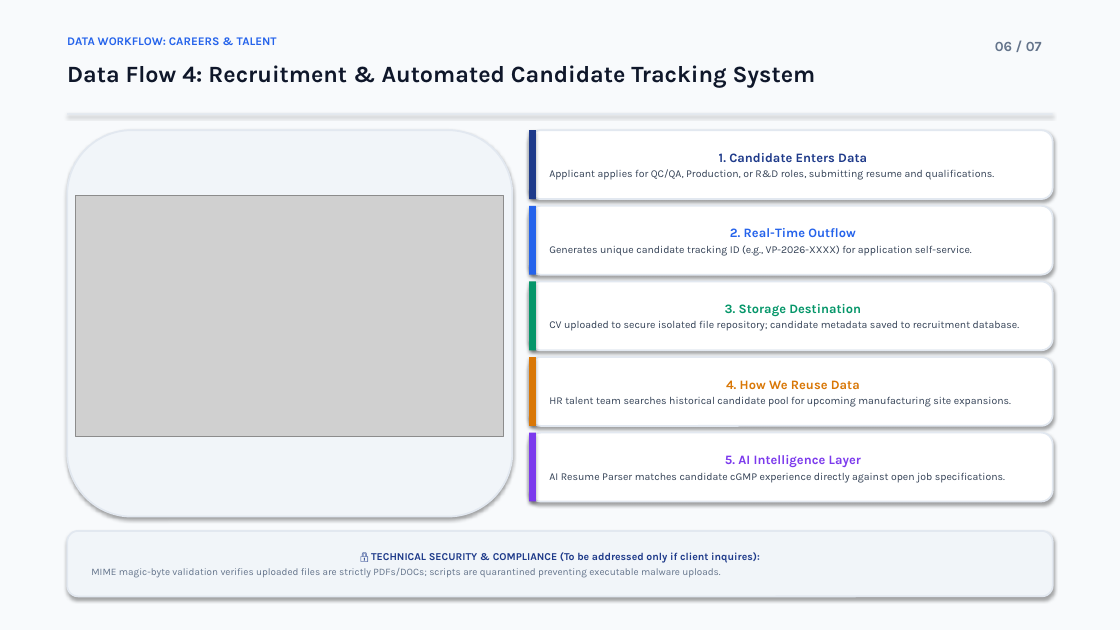
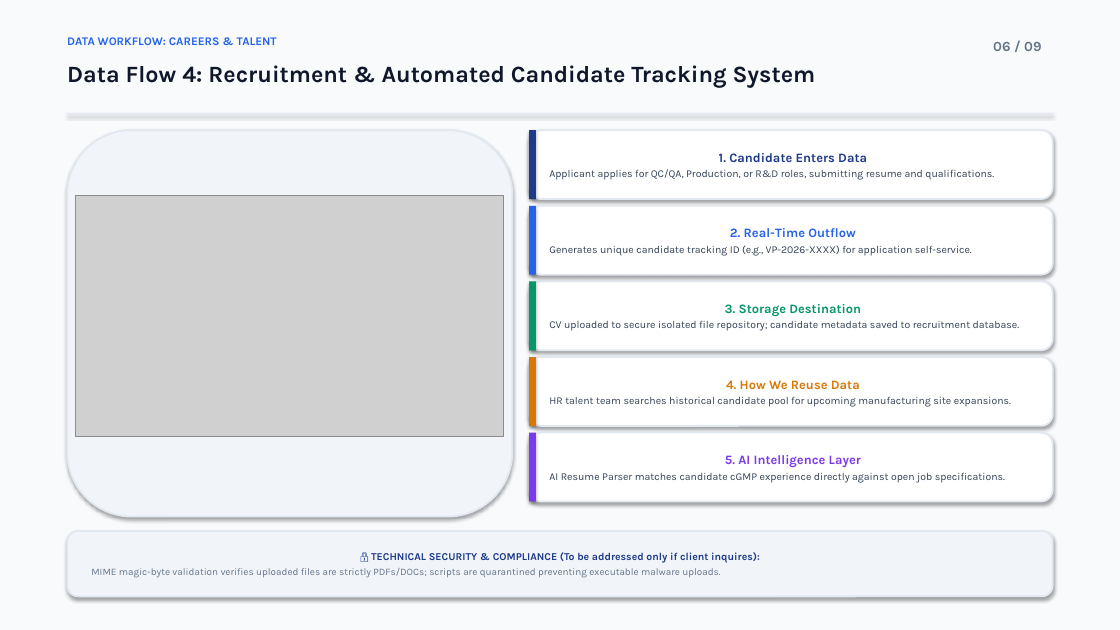
Before and after one commit to saikrishna-bethamcharla/vasudhapharma-green, a slide deck: slide 6 of Vasudha_Pharma_Corporate_Presentation.pptx. Drawn at 1120x630 pixels with LibreOffice and Linux fonts; fonts in the diff are those of the drawing; grey boxes stand for pictures. Boxes give left, top, right and bottom in pixels: in the first picture for what was removed or moved away, otherwise in the second. Text is boxed around its words. In the diff, an @@ line names an element or a change of style, - is before the commit and + after.

```diff
--- a/Vasudha_Pharma_Corporate_Presentation.pptx
+++ b/Vasudha_Pharma_Corporate_Presentation.pptx
@@ text at (993,42,1041,51): text changed @@
-06 / 07
+06 / 09
```
Also in this commit, not shown: 5 other slides changed, 2 slides added, 5 other files.
